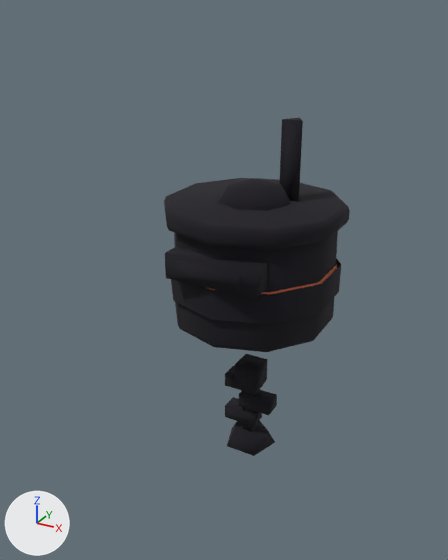
What one commit did to the glTF model Source/assets/fps-bots.glb.
One viewpoint serves both versions: a 50 mm camera at (1.03, -2.11, 1.47) aimed at (-0.05, -0.17, 0.5). Arrows for +X, +Y and +Z are at lower left; the lights stay in place. The first picture is the older version. Vertices at exactly the same position are counted once.

Script lines for the objects in view, before the commit:
```python
me_bot_crawler_body = bpy.data.meshes.new('BOT_CRAWLER_Body')
me_bot_crawler_body.from_pydata(...)  # 376 vertices, 664 faces; spans x -0.348..0.348, y -0.374..0.366, z 0.285..1.09
me_bot_crawler_body.materials.append(mat_pal_bots)
me_bot_crawler_leg = bpy.data.meshes.new('BOT_CRAWLER_Leg')
me_bot_crawler_leg.from_pydata(...)  # 84 vertices, 128 faces; spans x -0.113..0.113, y -0.096..0.119, z -0.362..0.01
me_bot_crawler_leg.materials.append(mat_pal_bots)
me_bot_crawler_light = bpy.data.meshes.new('BOT_CRAWLER_Light')
me_bot_crawler_light.from_pydata(...)  # a box spanning x -0.045..0.045, y -0.045..0.045, z -0.045..0.045; a box spanning x -0.053..0.053, y -0.053..0.053, z -0.053..0.053
me_bot_crawler_light.materials.append(mat_pal_bots)
ob_bot_crawler_body = bpy.data.objects.new('BOT_CRAWLER_Body', me_bot_crawler_body)
ob_bot_crawler_body.location = (0.0, 0.0, 0.0)
ob_bot_crawler_leg = bpy.data.objects.new('BOT_CRAWLER_Leg', me_bot_crawler_leg)
ob_bot_crawler_leg.location = (0.0, 0.0, 0.0)
ob_bot_crawler_light = bpy.data.objects.new('BOT_CRAWLER_Light', me_bot_crawler_light)
ob_bot_crawler_light.location = (0.0, 0.0, 0.0)
```
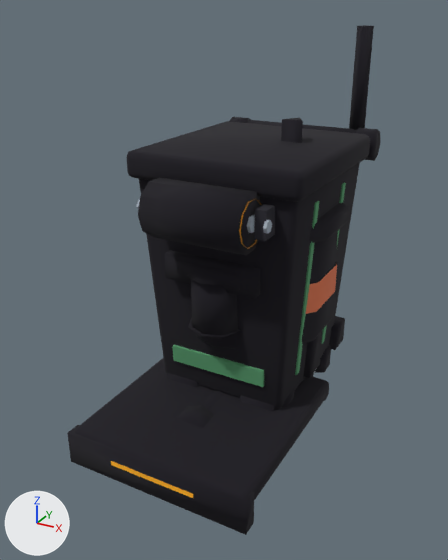
Not visible in the pictures: 'BOT_BOMBER_Roller'.

The edits, one by one:
me_bot_crawler_body is used by ob_bot_crawler_body; location (0.0, 0.0, 0.0).
me_bot_crawler_body had 376 vertices, 664 faces and spanned x -0.348..0.348, y -0.374..0.366, z 0.285..1.09.
me_bot_crawler_body now has 492 vertices, 808 faces and spans x -0.348..0.348, y -0.374..0.366, z 0.285..1.09.
me_bot_crawler_body part 1: the loose piece of 20 vertices spanning x -0.334..0.334, y -0.351..0.351, z 0.42..0.54 is scaled about its middle by (0.929, 0.929, 0.133), then moved by (0.0, 0.0, -0.137).
Other edits to the shape of me_bot_crawler_body do not show in these pictures.
me_bot_crawler_leg is used by ob_bot_crawler_leg; location (0.0, 0.0, 0.0).
me_bot_crawler_leg had 84 vertices, 128 faces and spanned x -0.113..0.113, y -0.096..0.119, z -0.362..0.01.
me_bot_crawler_leg now has 60 vertices, 92 faces and spans x -0.113..0.113, y -0.096..0.119, z -0.362..0.01.
me_bot_crawler_leg part 2: the loose piece of 8 vertices spanning x -0.11..0.04, y -0.04..0.04, z -0.08..-0.02 is deleted.
me_bot_crawler_leg part 3: the loose piece of 8 vertices spanning x -0.04..0.11, y -0.04..0.04, z -0.165..-0.105 is deleted.
me_bot_crawler_leg part 4: the loose piece of 8 vertices spanning x -0.11..0.04, y -0.04..0.04, z -0.25..-0.19 is deleted.
Mesh me_bot_gunner_lid is new.
It has 176 vertices, 316 faces and spans x -0.365..0.365, y -0.768..0.028, z -0.077..0.063.
It uses material mat_pal_bots.
Mesh me_bot_gunner_gun is new.
It has 168 vertices, 264 faces and spans x -0.088..0.088, y -0.515..0.12, z -0.12..0.12.
It uses material mat_pal_bots.
Mesh me_bot_gunner_body is new.
It has 632 vertices, 1068 faces and spans x -0.337..0.337, y -0.509..0.51, z -0.015..1.405.
It uses material mat_pal_bots.
Mesh me_bot_drone_lid is new.
It has 196 vertices, 316 faces and spans x -0.274..0.274, y -0.284..0.284, z -0.16..0.182.
It uses material mat_pal_bots.
Mesh me_bot_bomber_roller is new.
It has 92 vertices, 132 faces and spans x -0.235..0.235, y -0.159..0.159, z -0.151..0.151.
It uses material mat_pal_bots.
Mesh me_bot_bomber_body is new.
It has 600 vertices, 994 faces and spans x -0.292..0.292, y -0.416..0.264, z 0.091..0.885.
It uses material mat_pal_bots.
Object 'BOT_GUNNER_Lid' (ob_bot_gunner_lid) is new; it shows me_bot_gunner_lid.
Its location is (0.0, 0.0, 0.0).
Object 'BOT_GUNNER_Gun' (ob_bot_gunner_gun) is new; it shows me_bot_gunner_gun.
Its location is (0.0, 0.0, 0.0).
Object 'BOT_GUNNER_Body' (ob_bot_gunner_body) is new; it shows me_bot_gunner_body.
Its location is (0.0, 0.0, 0.0).
Object 'BOT_DRONE_Lid' (ob_bot_drone_lid_1) is new; it shows me_bot_drone_lid.
Its location is (0.0, 0.0, 0.0).
Object 'BOT_BOMBER_Roller' (ob_bot_bomber_roller) is new; it shows me_bot_bomber_roller.
Its location is (0.0, 0.0, 0.0).
Object 'BOT_BOMBER_Body' (ob_bot_bomber_body) is new; it shows me_bot_bomber_body.
Its location is (0.0, 0.0, 0.0).

What differs and where, as boxes (x1, y1, x2, y2) in the pictures (448 x 560 px; the box of a moved part takes in the faces that stretch with it):
'BOT_GUNNER_Body', added
    after: (127, 25, 381, 411)
'BOT_CRAWLER_Body', reshaped
    before: (164, 117, 350, 352)
    after: (165, 117, 350, 349)
'BOT_GUNNER_Lid', added
    after: (67, 358, 329, 535)
'BOT_BOMBER_Body', added
    after: (187, 273, 322, 378)
'BOT_GUNNER_Gun', added
    after: (176, 391, 224, 428)
'BOT_DRONE_Lid', added
    after: (282, 345, 331, 407)
part 1 of me_bot_crawler_body, moved or reshaped (not visible afterwards)
    before: (171, 258, 341, 324)
part 2 of me_bot_crawler_leg, deleted
    before: (225, 366, 263, 394)
part 3 of me_bot_crawler_leg, deleted
    before: (239, 389, 277, 415)
part 4 of me_bot_crawler_leg, deleted
    before: (225, 397, 262, 426)
